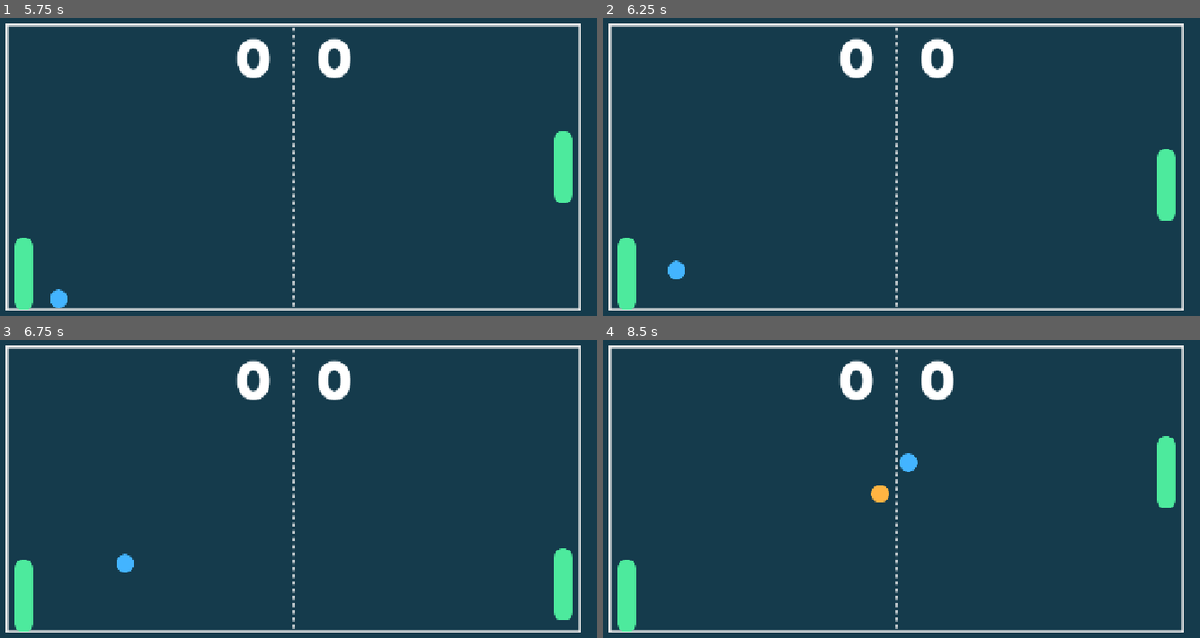
Above: before the commit, frames 1-4 (two rows, left to right).
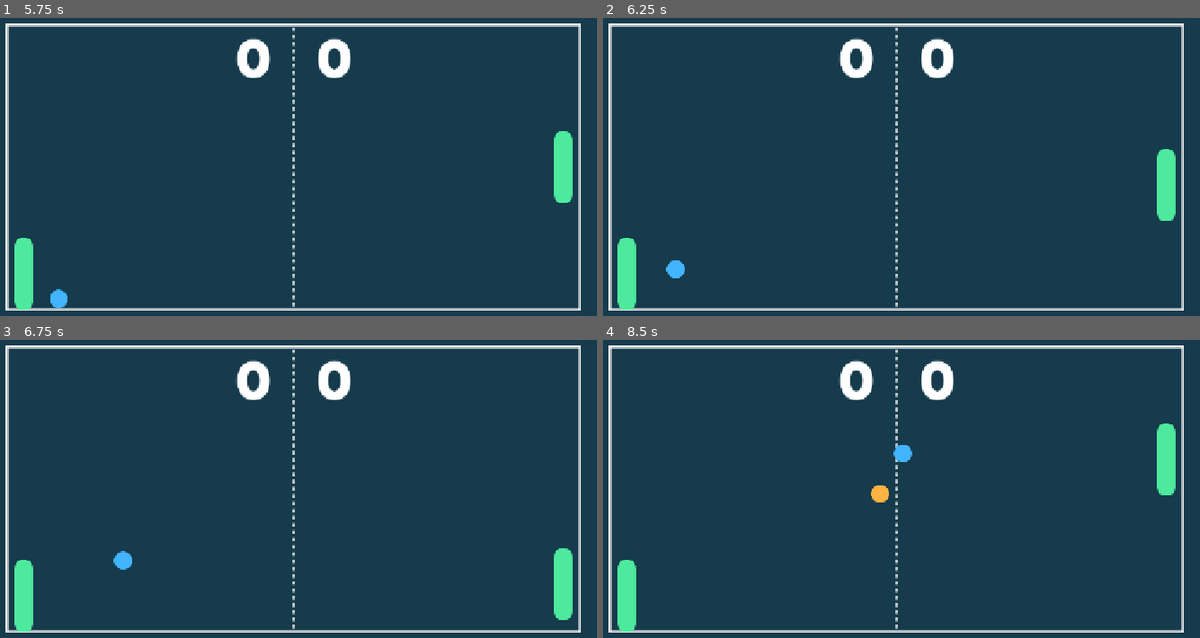
Above: after the commit, the same moments.

Repository: cf-Le3/pong-plus
Game: Godot game, scene res://general/main/main.tscn
The game is run twice, just before and just after one commit, with the same random seed, the same clock (stepped at 60 frames per second) and the same inputs.
Inputs:
- Up to frame 1 (5.75 s): click "PLAY" at 0.5 s; click "VS CPU" at 1.25 s; tap Enter at 2 s; hold Right (ui_right) 2.03-2.78 s; hold Down (down_player2) 2.03-2.78 s; tap Space at 2.75 s; hold S (down_player1) 2.78-3.53 s; tap Down (down_player2) at 2.85, 4.35 s; hold Right (ui_right) 3.53-4.28 s; hold Down (down_player2) 3.53-4.28 s; hold Up (ui_up) 4.28-5.03 s; hold Left (ui_left) from 5.03 s (still down); hold Down (down_player2) from 5.03 s (still down)
- Up to frame 2 (6.25 s): keep holding Left (ui_left); release Down (down_player2) at 5.78 s; tap Down (down_player2) at 5.85 s
- Up to frame 3 (6.75 s): release Left (ui_left) at 6.53 s; hold S (down_player1) from 6.53 s (still down); hold Down (down_player2) from 6.53 s (still down)
- Up to frame 4 (8.5 s): release S (down_player1) at 7.28 s; release Down (down_player2) at 7.28 s; hold Right (ui_right) 7.28-8.03 s; tap Down (down_player2) at 7.35 s; hold Up (ui_up) from 8.03 s (still down); hold Down (down_player2) from 8.03 s (still down)

Frame 1 is identical in both runs. In frame 2, less than 0.1% of the frame differs, in the area x 10-14%, y 81-88%; in frame 3, 0.1%; in frame 4, 0.5%, in the area x 48-96%, y 28-57%.

Commit message:
Implement ball collision handling logic

Diff:
--- a/Pong Plus/gameplay/ball/ball.gd
+++ b/Pong Plus/gameplay/ball/ball.gd
@@ -10,7 +10,8 @@
 var init_dir: float
 var texture: Texture
 const _INIT_SPEED := 200.0
-const _ACCELERATION := Vector2(10.0, 10.0)
+const _ACCELERATION_BY_PADDLE := Vector2(10.0, 10.0)
+const _ACCELERATION_BY_BALL := Vector2(5.0, 5.0)
 
 func _ready() -> void:
 	global_position = init_pos
@@ -25,9 +26,19 @@
 			velocity.y = -1*velocity.y
 			$WallHit.play()
 
+func enable_ball_collisions():
+	$Area2D.set_collision_mask_value(3, true)
+
 func _on_area_2d_body_entered(body: Node2D) -> void:
 	if body.is_in_group("paddles"):
-		var paddle: Paddle = body
+		_handle_paddle_collision(body)
+
+	elif body.is_in_group("balls") && body != self:
+		velocity.x = -1*velocity.x
+		_randomly_tilt_velocity()
+		$WallHit.play()
+
+func _handle_paddle_collision(paddle: Paddle) -> void:
 		velocity.x = -1*velocity.x
 
 		if (velocity.y > 0 && global_position.y < paddle.get_high_marker_position()) || (velocity.y < 0 && global_position.y > paddle.get_low_marker_position()):
@@ -38,6 +49,49 @@
 				paddle.shrink()
 
 		# Align acceleration vector with ball's velocity before adding to ball's velocity.
-		# Randomly rotate new velocity by -5 to 5 degrees.
-		velocity = (velocity + _ACCELERATION.rotated(velocity.angle())).rotated(randi_range(-5, 5)*PI/180)
+		velocity = velocity + _ACCELERATION_BY_PADDLE.rotated(velocity.angle())
+		_randomly_tilt_velocity()
 		$PaddleHit.play()
+
+func _handle_ball_collision(other_ball: Ball) -> void:
+	if !_is_matching_x_polarity_with(other_ball) && !_is_matching_y_polarity_with(other_ball):
+		if velocity.length() == other_ball.velocity.length():
+			velocity.x = -1*velocity.x
+			velocity.y = -1*velocity.y
+		elif !_is_slower_than(other_ball):
+			if abs(velocity.x) >= abs(velocity.y):
+				velocity.y = -1*velocity.y
+			else:
+				velocity.x = -1*velocity.x
+		else:
+			if abs(other_ball.velocity.x) >= abs(other_ball.velocity.y):
+				velocity.y = -1*velocity.x
+			else:
+				velocity.x = -1*velocity.x
+	elif _is_matching_x_polarity_with(other_ball) && !_is_matching_y_polarity_with(other_ball):
+		velocity.y = -1*velocity.y
+	elif !_is_matching_x_polarity_with(other_ball) && _is_matching_y_polarity_with(other_ball):
+		velocity.x = -1*velocity.x
+	elif _is_matching_x_polarity_with(other_ball) && _is_matching_y_polarity_with(other_ball):
+		var temp := Vector2(velocity.x, velocity.y)
+		velocity = Vector2(other_ball.velocity.x, other_ball.velocity.y)
+		other_ball.velocity = temp
+
+	if _is_slower_than(other_ball):
+		# Align acceleration vector with ball's velocity before adding to ball's velocity.
+		velocity = velocity + _ACCELERATION_BY_BALL.rotated(velocity.angle())
+	_randomly_tilt_velocity()
+	$WallHit.play()
+
+func _is_matching_x_polarity_with(other_ball: Ball) -> bool:
+	return (velocity.x >= 0 && other_ball.velocity.x >= 0) || (velocity.x < 0 && other_ball.velocity.x < 0)
+
+func _is_matching_y_polarity_with(other_ball: Ball) -> bool:
+	return (velocity.y >= 0 && other_ball.velocity.y >= 0) || (velocity.y < 0 && other_ball.velocity.y < 0)
+
+func _is_slower_than(other_ball: Ball) -> bool:
+	return velocity.length() < other_ball.velocity.length()
+
+func _randomly_tilt_velocity() -> void:
+	# Randomly rotate velocity by -5 to 5 degrees.
+	velocity = velocity.rotated(randi_range(-5, 5)*PI/180)
